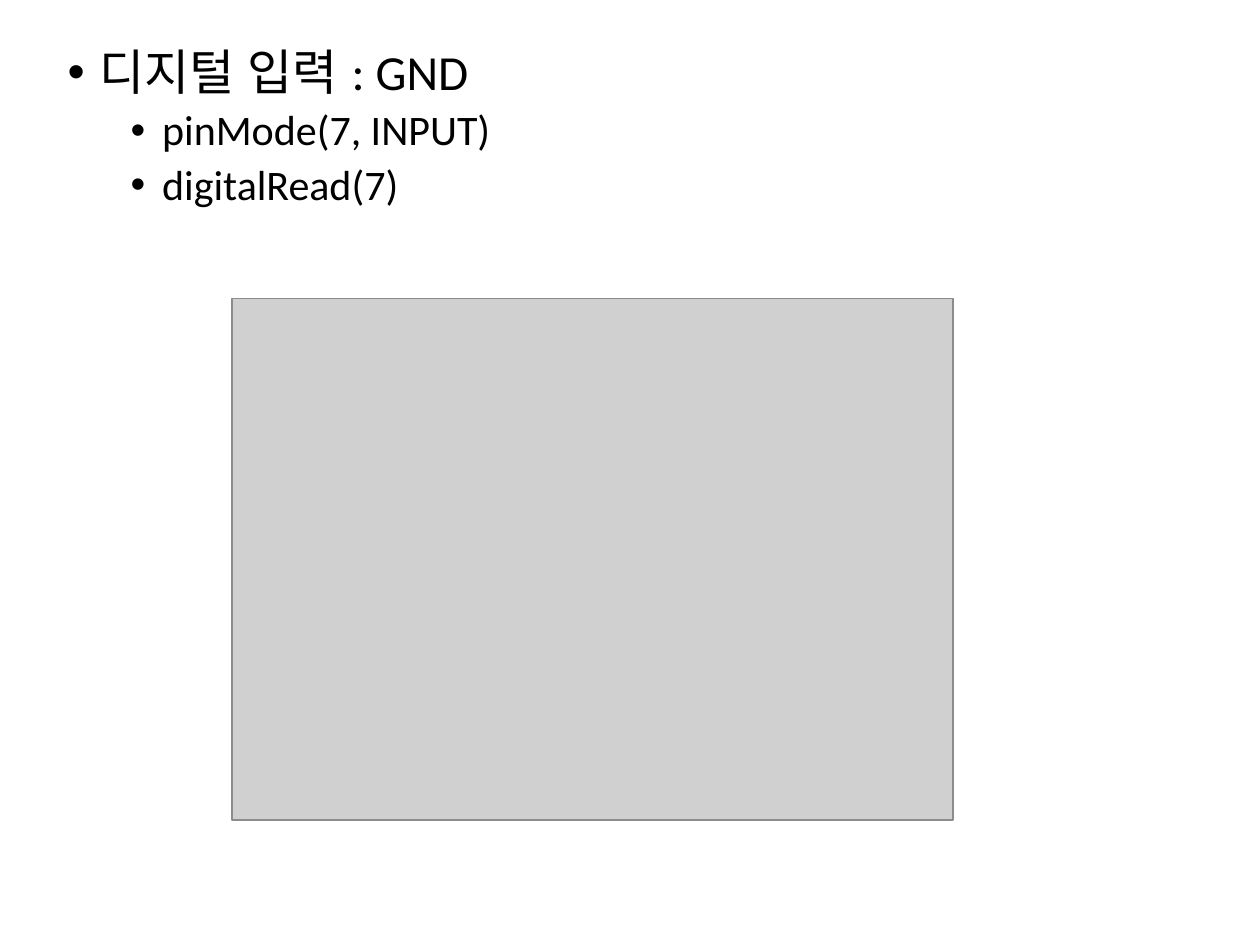
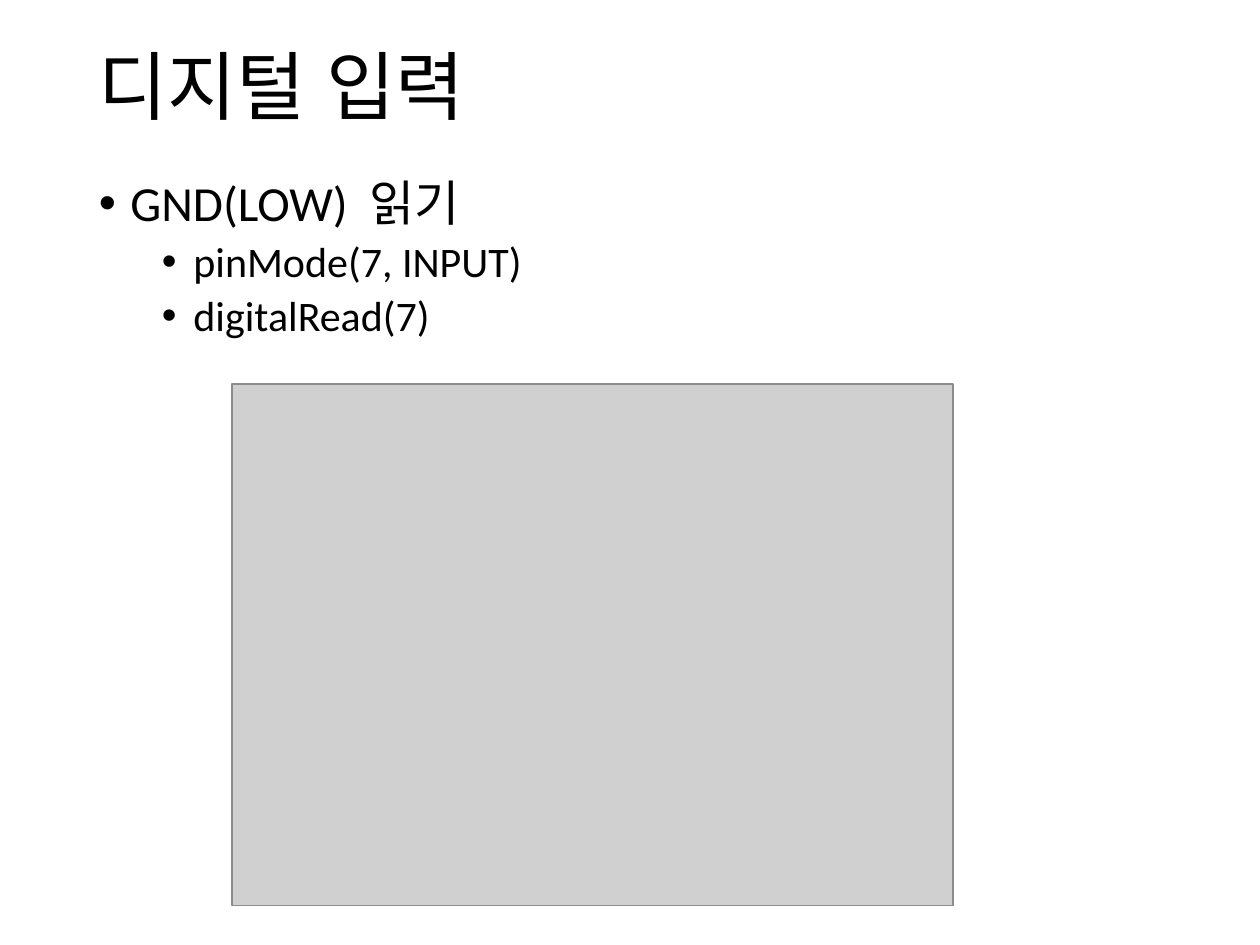
Before and after one commit to iot2019/Week04, a slide deck: slide 6 of Week04.pptx. Drawn at 1260x945 pixels with LibreOffice and Linux fonts; fonts in the diff are those of the drawing; grey boxes stand for pictures. Boxes give left, top, right and bottom in pixels: in the first picture for what was removed or moved away, otherwise in the second. Text is boxed around its words. In the diff, an @@ line names an element or a change of style, - is before the commit and + after.

```diff
--- a/Week04.pptx
+++ b/Week04.pptx
@@ text added at [99, 52, 465, 120], 42.9 pt, text #000000 @@
+디지털 입력
@@ text "GND(LOW) 읽기": place and size @@
-text "GND(LOW) 읽기" at [99, 49, 490, 208]
+text "GND(LOW) 읽기" at [130, 180, 521, 339]
@@ text at [130, 180, 460, 228]: text changed @@
-• 디지털 입력 : GND
+• GND(LOW) 읽기
@@ picture: place and size @@
-picture at [232, 299, 953, 820]
+picture at [232, 384, 953, 906]
```
Also in this commit, not shown: 2 other slides changed, 2 slides added, 2 slides removed.
